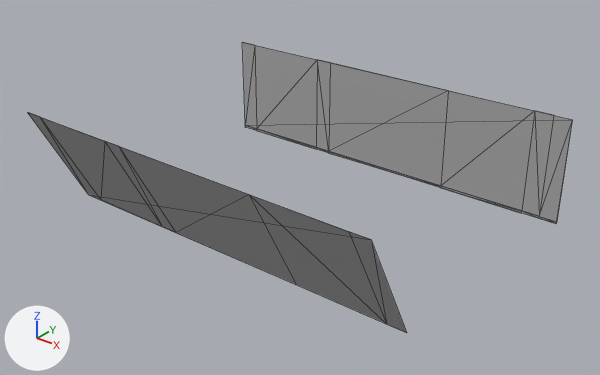
A saved change to the FBX model Assets/SampleSceneAssets/Meshes/Structure/Model/SR_SectionWall_01.fbx.
One viewpoint serves both versions: a 50 mm camera at (37.0, -98.1, 52.9) aimed at (-24.5, -21.2, 5.2). The axes (+X, +Y, +Z) are drawn at lower left. The lights are the same throughout. Mesh edges are drawn as thin lines. Where no turn or scale is listed for an object, it has been applied to the vertices.

Names of what the first picture shows: 'SR_SectionWall_01_Col', 'SR_SectionWall_01_LOD0'.
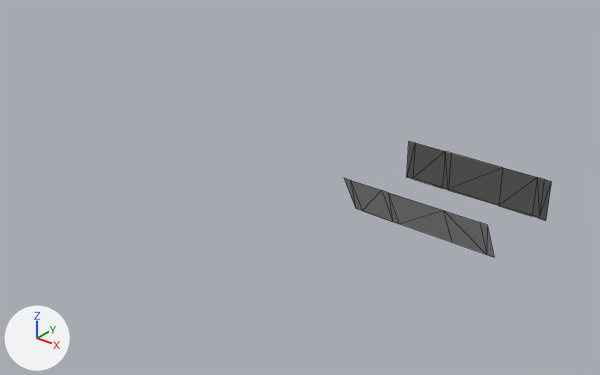
Where the newer file only moved an object's origin or applied its transform, the numbers keep the older frame.

Pixel boxes (x1, y1, x2, y2) of what changed, in the pictures (600 x 375 px):
'SR_SectionWall_01_Col', hidden: before (49, 42, 573, 330)
'SR_SectionWall_01_LOD0', mesh rescaled (61% narrower, 60% shorter): before (27, 42, 567, 333); after (344, 141, 552, 257)

The change in detail:
me_mesh has 12 vertices, 8 faces and spans x -53.5..2.5, y -41.2..0.0, z 0.0..14.9.
me_mesh is used by ob_sr_sectionwall_01_col; location (0.0, 0.0, 0.0).
Part 1, on me_mesh:
Vertex 0 of me_mesh moves from (-53.5, 0.0, 0.3) at pixel (245, 125) to (-2101.3, 12.1, 1.0).
Vertex 1 of me_mesh moves from (-53.5, 0.0, 14.9) at pixel (242, 42) to (-2102.3, 584.9, 0.0).
Vertex 2 of me_mesh moves from (2.5, 0.0, 0.3) at pixel (556, 221) to (98.9, 12.0, 0.9).
Vertex 3 of me_mesh moves from (2.5, 0.0, 14.9) at pixel (572, 119) to (99.8, 585.3, 0.0).
Vertex 4 of me_mesh moves from (-53.5, -41.2, 14.8) at pixel (27, 112) to (-2102.3, 582.9, 1620.2).
Vertex 5 of me_mesh moves from (-53.5, -33.5, 0.0) at pixel (88, 194) to (-2102.2, -0.8, 1314.4).
Vertex 6 of me_mesh moves from (-53.5, -33.5, 0.0) at pixel (88, 194) to (-2102.3, -0.1, 1315.1).
Vertex 7 of me_mesh moves from (0.0, -41.2, 14.8) at pixel (371, 239) to (0.0, 582.8, 1620.2).
Vertex 8 of me_mesh moves from (0.0, -33.5, 0.0) at pixel (406, 332) to (0.0, -0.9, 1314.5).
Vertex 9 of me_mesh moves from (0.0, -33.5, 0.0) at pixel (406, 332) to (0.0, -0.3, 1315.1).
Vertex 10 of me_mesh moves from (2.5, -0.1, 0.0) at pixel (556, 223) to (97.8, 0.0, 2.0).
Vertex 11 of me_mesh moves from (-53.5, -0.1, 0.0) at pixel (245, 127) to (-2100.3, 0.1, 2.0).
me_mesh_001 has 67 vertices, 90 faces and spans x -53.5..2.5, y -41.2..0.0, z 0.0..14.9.
me_mesh_001 is used by ob_sr_sectionwall_01_lod0; location (0.0, 0.0, 0.0).
me_mesh_001 part 2: the whole mesh is scaled about the mesh origin by 0.393.
Object 'SR_SectionWall_01_Col' (ob_sr_sectionwall_01_col) is now hidden.
